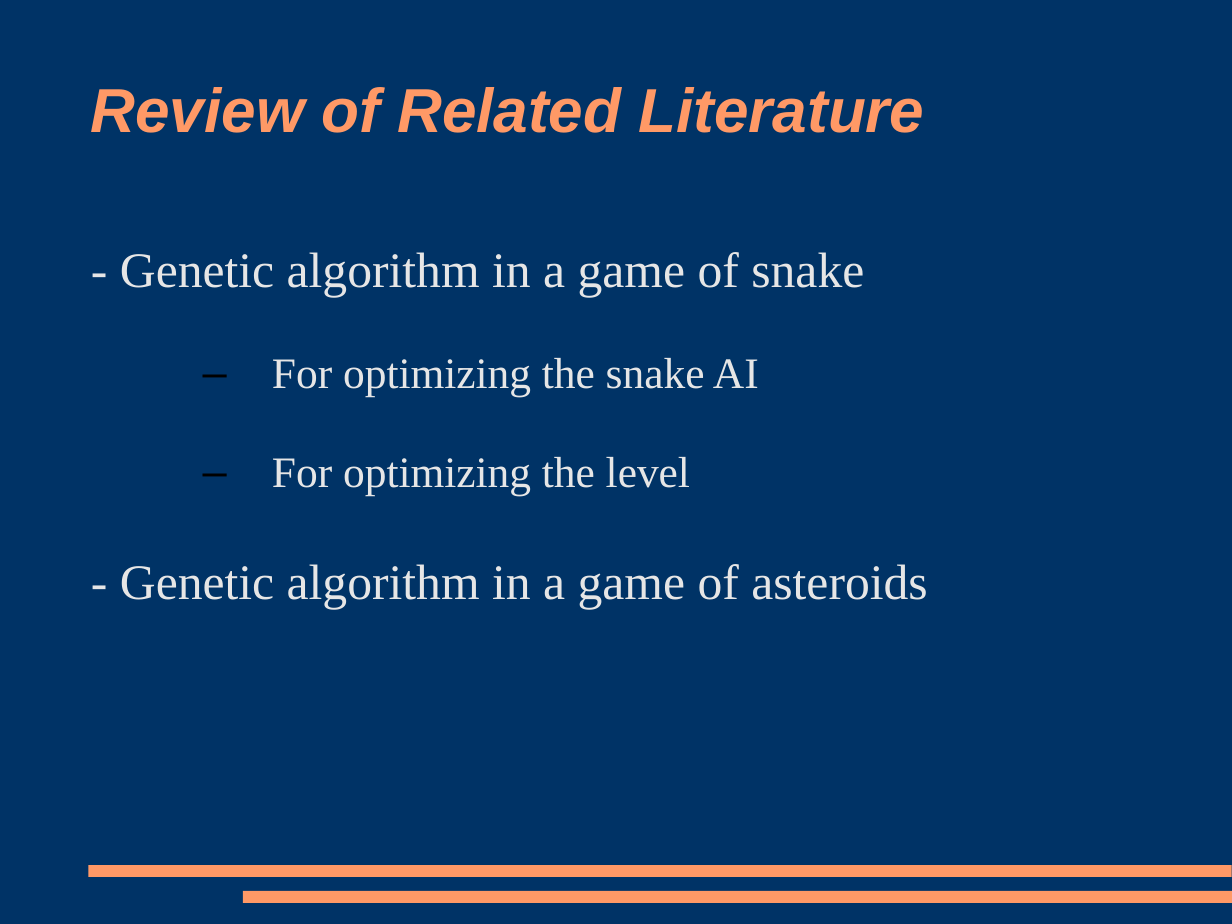
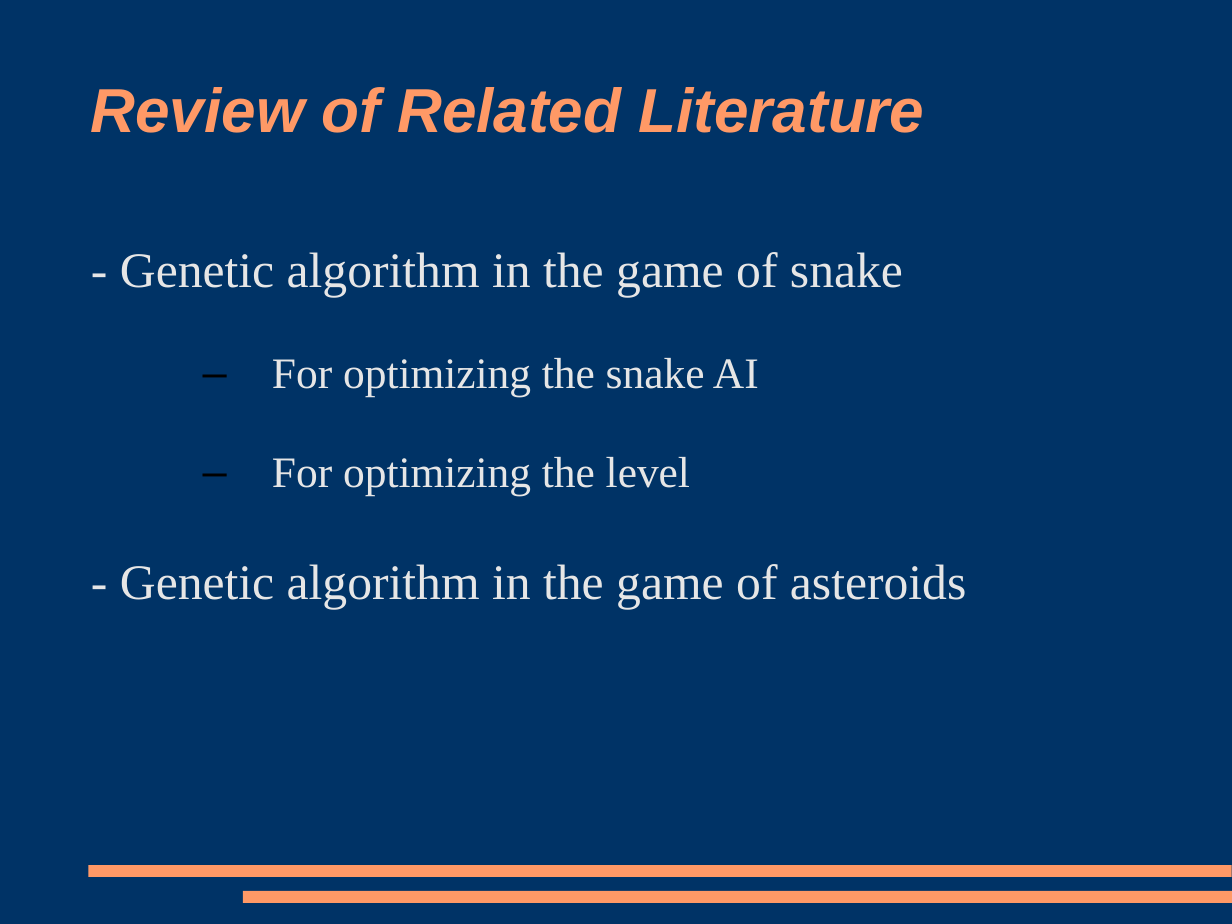
Before and after one commit to trigger-happy/thesis, a slide deck: slide 8 of presentations/Presentation1.ppt. Drawn at 1232x924 pixels with LibreOffice and Linux fonts; fonts in the diff are those of the drawing. Boxes give left, top, right and bottom in pixels: in the first picture for what was removed or moved away, otherwise in the second. Text is boxed around its words. In the diff, an @@ line names an element or a change of style, - is before the commit and + after.

```diff
--- a/presentations/Presentation1.ppt
+++ b/presentations/Presentation1.ppt
@@ text at (120, 252, 903, 298): text changed @@
-- Genetic algorithm in a game of snake
+- Genetic algorithm in the game of snake
@@ text at (120, 564, 966, 609): text changed @@
-- Genetic algorithm in a game of asteroids
+- Genetic algorithm in the game of asteroids
```
Also in this commit, not shown: 3 other slides changed.
